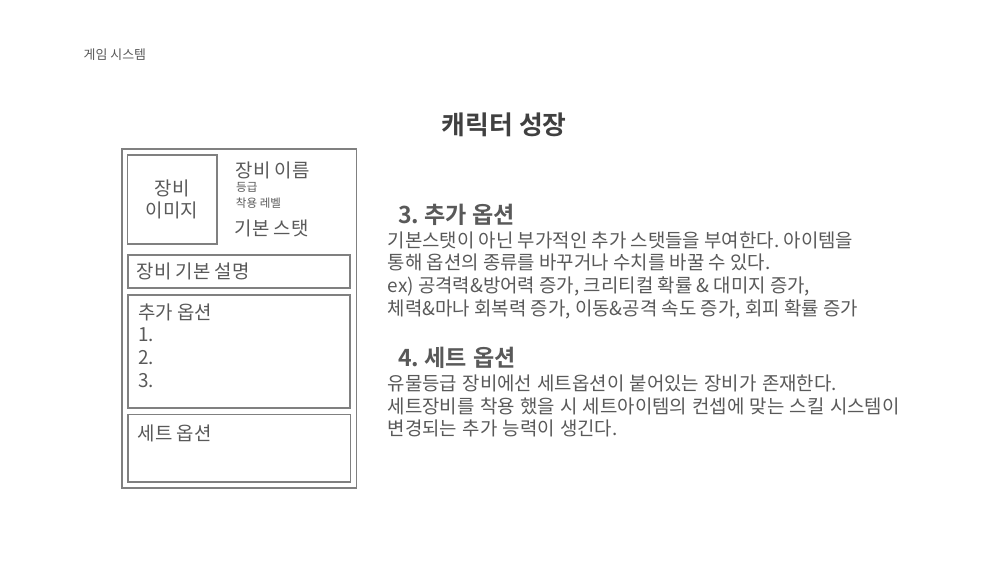
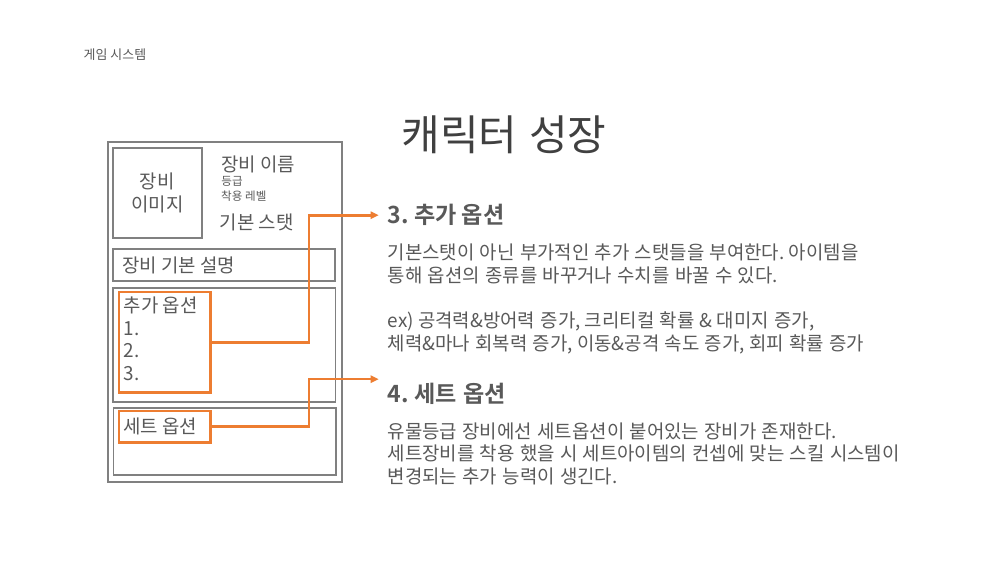
Before and after one commit to KJGoody/Daemonis, a slide deck: slide 12 of Deamonis(데모니스) 기획서/Daemonis PPT.pptx. Drawn at 1008x567 pixels with LibreOffice and Linux fonts; fonts in the diff are those of the drawing; background and template pictures are left out. Boxes give left, top, right and bottom in pixels: in the first picture for what was removed or moved away, otherwise in the second. Text is boxed around its words. In the diff, an @@ line names an element or a change of style, - is before the commit and + after.

```diff
--- a/Deamonis(데모니스) 기획서/Daemonis PPT.pptx
+++ b/Deamonis(데모니스) 기획서/Daemonis PPT.pptx
@@ text "캐릭터 성장" at (402, 115, 606, 154): size 24.6 to 40 pt, font Arial to Noto Sans CJK KR, bold off @@
@@ 8 texts, 5 rectangles: place and size @@
-8 texts, 5 rectangles at (123, 149, 357, 488)
+8 texts, 5 rectangles at (107, 142, 342, 482)
@@ elbow arrow added from (211, 343) to (379, 216), #ED7D31 2.5 pt @@
@@ rectangle added at (119, 292, 210, 393), outline #ED7D31 2.5 pt @@
@@ elbow arrow added from (211, 426) to (379, 380), #ED7D31 2.5 pt @@
@@ rectangle added at (119, 411, 210, 443), outline #ED7D31 2.5 pt @@
@@ text at (388, 444, 900, 485): text changed @@
-세트장비를 착용 했을 시 세트아이템의 컨셉에 맞는 스킬 시스템이
-변경되는 추가 능력이 생긴다.
+세트장비를 착용 했을 시 세트아이템의 컨셉에 맞는 스킬 시스템이 변경되는 추가 능력이 생긴다.
```
Also in this commit, not shown: 18 other slides changed.
